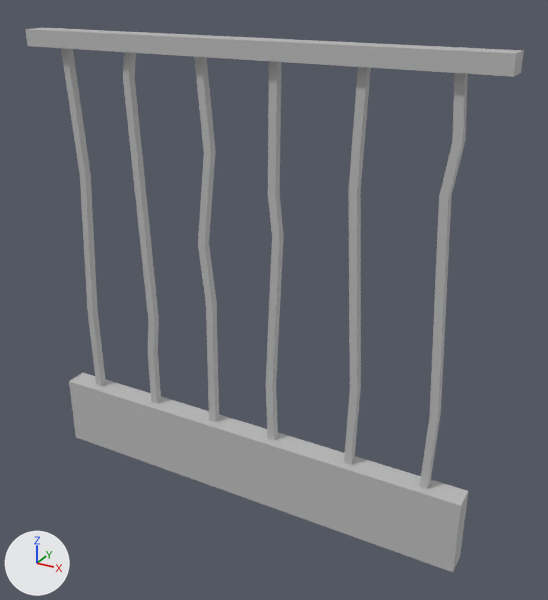
Before and after pictures for a commit that changed the FBX model Game/Sunshine And Butterflies/Assets/Mesh Assets/UVMapped/Wall/BarWall_300x300.fbx.
Camera for both pictures: a 50 mm lens placed at (3.77, -3.65, 3.36), pointed at (1.68, 0.15, 1.46). Every picture has the same lights, and +X, +Y and +Z are marked at lower left. Where no turn or scale is listed for an object, it has been applied to the vertices.

The scene before the commit, as lines of its bpy script (objects in view):
```python
mat_lambert1 = principled_material('lambert1')
mat_lambert1.base_color = (0.5, 0.5, 0.5)  # grey #bcbcbc
me_mesh = bpy.data.meshes.new('Mesh')
me_mesh.from_pydata(...)  # 128 vertices, 99 faces; spans x 0.0..3.0, y 0.0..0.16, z 0.0..3.01
me_mesh.materials.append(mat_lambert1)  # grey #bcbcbc
ob_seethroughwall_300x300 = bpy.data.objects.new('SeethroughWall_300x300', me_mesh)
ob_seethroughwall_300x300.location = (0.0, -0.005, 0.0)
```
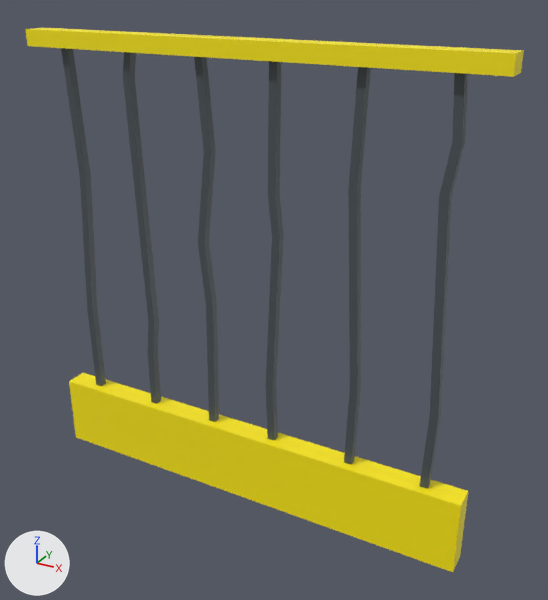
Changed parts and their boxes [x1, y1, x2, y2] in the pictures (548 x 600 px):
```json
{"object": "SeethroughWall_300x300", "change": "recoloured", "before": [25, 28, 524, 572], "after": [25, 28, 524, 572]}
{"part": 1, "of": "me_mesh", "change": "recoloured", "before": [61, 48, 468, 489], "after": [61, 48, 468, 489]}
```

The change, as JSON lines over the scene's bpy script:
```json
{"op": "set", "path": "mat_lambert1.base_color", "old": "(0.5, 0.5, 0.5)", "new": "(1.0, 0.829, 0.0)", "note": "grey #bcbcbc -> yellow #ffeb00"}
{"op": "add", "block": "mat_metalpart", "code": ["mat_metalpart = principled_material('MEtalPart')", "mat_metalpart.base_color = (0.0681, 0.0848, 0.0965)  # dark grey #4a5258"]}
{"block": "me_mesh", "where": "me_mesh.from_pydata(...)  # 128 vertices, 99 faces; spans x 0.0..3.0, y 0.0..0.16, z 0.0..3.01"}
{"block": "me_mesh", "where": "# used by ob_seethroughwall_300x300; location = (0.0, -0.005, 0.0)"}
{"block": "me_mesh", "change": "me_mesh part 1: 88 of the faces centred in x 0.22..2.78, y 0.06..0.11, z 0.45..2.85 switch from mat_lambert1 (grey #bcbcbc) to mat_metalpart (dark grey #4a5258)"}
```
